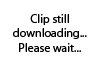
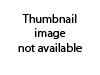
Layers edited between the first and the second 100 × 75 image:
renamed "Clip still downloading... Please wait..." to "Thumbnail image not available", painted on it over 13, 14, 87, 52
